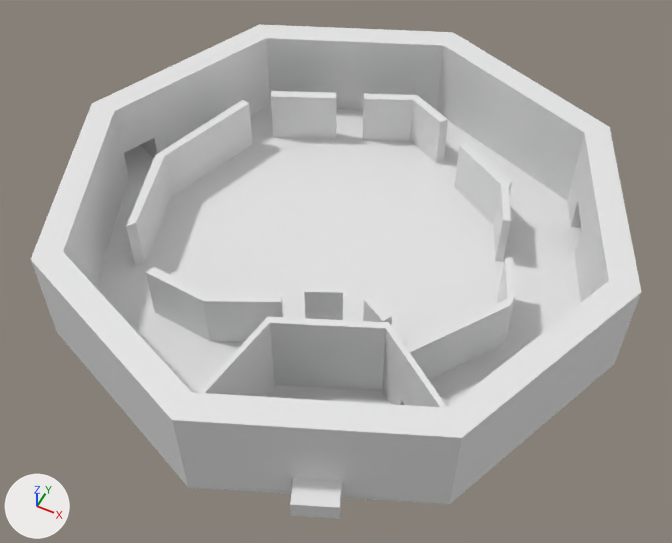
Renders of the Blender file Assets/Blends/Scenario.blend from each side of a commit.
Both versions are drawn from a camera (50 mm lens) standing at (13.4, -25.4, 29.0) and looking at (1.2, -1.1, -1.5). The axes (+X, +Y, +Z) are drawn at lower left. The lights are the same throughout.

Objects in the first picture: 'ParedInicial', 'ParedesNivel', 'SueloYMurosExteriores'.
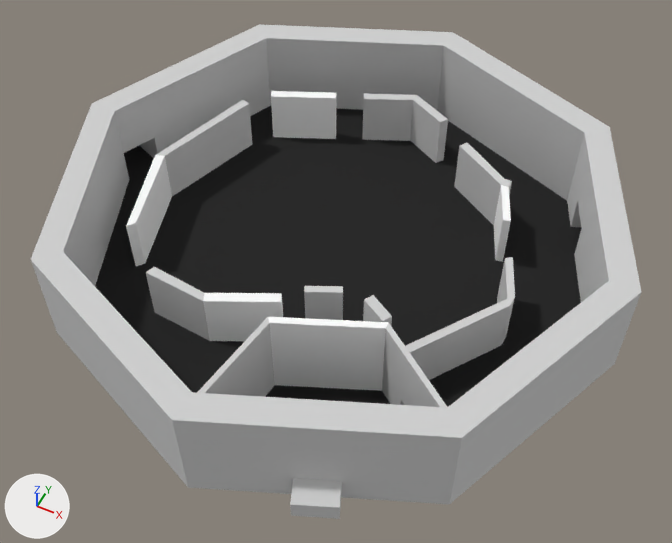
Location of each change, [x1, y1, x2, y2] in pixels of the pictures (672 x 543 px):
part 1 of me_cylinder, recoloured (white to grey)
    both: [31, 252, 641, 519]
part 2 of me_cylinder, recoloured (white to grey)
    both: [31, 24, 453, 286]
part 3 of me_cylinder, recoloured (white to grey)
    both: [567, 127, 642, 302]
part 4 of me_cylinder, recoloured
    both: [437, 33, 609, 200]
part 5 of me_cylinder, recoloured (white to black)
    both: [118, 121, 582, 407]
part 6 of me_cylinder, recoloured (grey to black)
    both: [95, 106, 293, 311]
part 7 of me_cylinder, recoloured (white to black)
    both: [286, 109, 415, 161]

What changed in the scene script:
```text
Add mat_suelo:
    mat_suelo = diffuse_material('Suelo')
    mat_suelo.base_color = (0.0254, 0.0254, 0.0254)  # black #2c2c2c
Add mat_pared:
    mat_pared = diffuse_material('Pared')
    mat_pared.base_color = (0.638, 0.638, 0.638)  # light grey #d1d1d1
Change me_cylinder:
    where me_cylinder.from_pydata(...)  # 114 vertices, 102 faces; spans x -12.1..13.4, y -12.7..12.4, z -3.7..2.6
    used by ob_sueloymurosexteriores; location = (0.0, 0.0, 0.0)
    me_cylinder part 1: 44 of the faces centred in x -4.0..11.6, y -11.9..3.0, z -2.8..2.6 switch from no material to mat_pared (light grey #d1d1d1)
    me_cylinder part 2: 19 of the faces centred in x -11.8..-3.3, y -4.6..10.5, z -1.7..2.6 switch from no material to mat_pared (light grey #d1d1d1)
    me_cylinder part 3: 13 of the faces centred in x 10.1..12.3, y 2.5..7.7, z -1.7..2.6 switch from no material to mat_pared (light grey #d1d1d1)
    me_cylinder part 4: 3 of the faces centred in x 4.9..5.3, y 9.5..10.5, z 0.4..2.6 switch from no material to mat_pared (light grey #d1d1d1)
    me_cylinder part 5: 17 of the faces centred in x -2.4..11.3, y -11.3..7.7, z -3.7..-1.5 switch from no material to mat_suelo (black #2c2c2c)
    me_cylinder part 6: 5 of the faces centred in x -11.5..-7.0, y -2.8..2.8, z -1.5 switch from no material to mat_suelo (black #2c2c2c)
    me_cylinder part 7: 1 of the faces centred in x -2.4, y 7.7, z -1.5 switch from no material to mat_suelo (black #2c2c2c)
```
